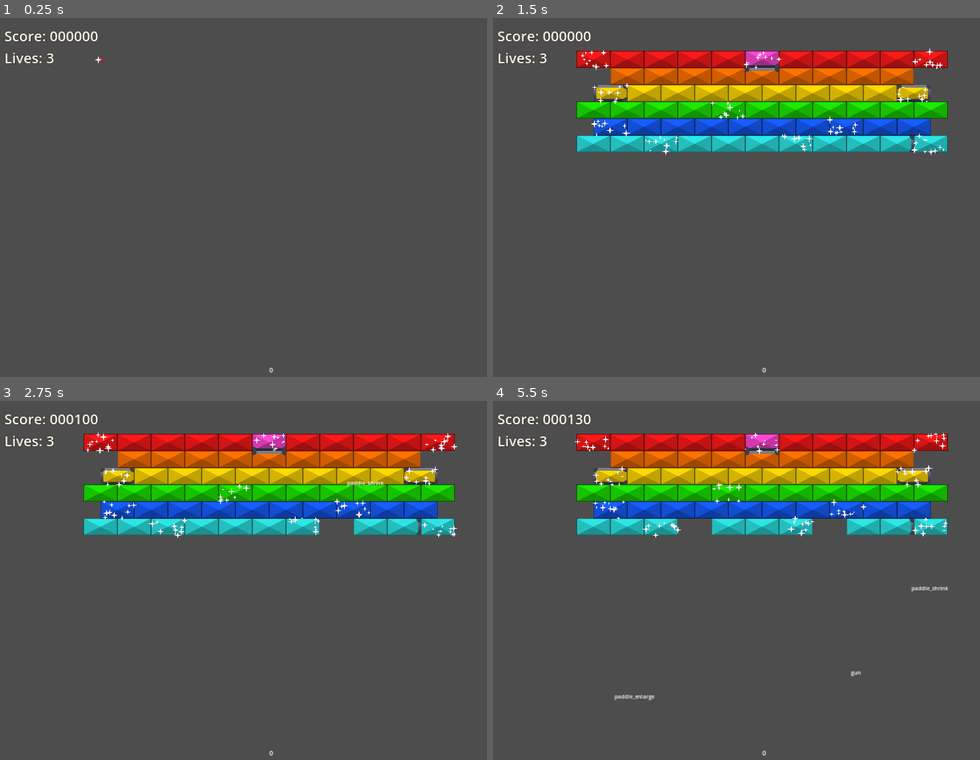
Above: before the commit, frames 1-4 (two rows, left to right).
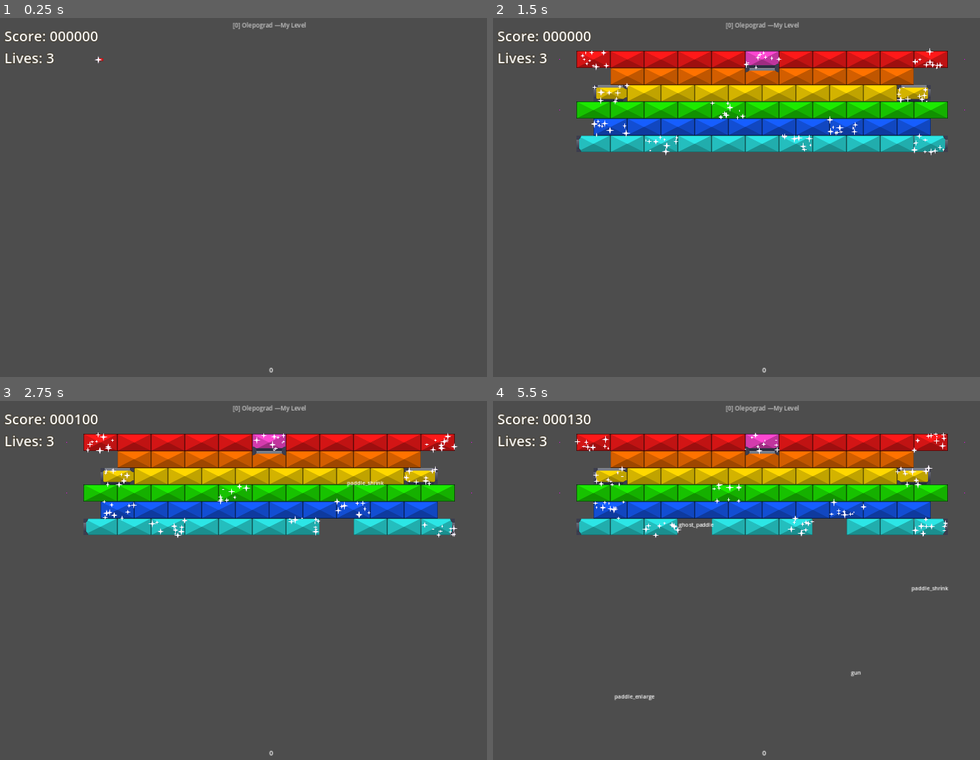
Above: after the commit, the same moments.

Repository: O-39889/brickout
Game: Godot game, scene res://scenes/main_level.tscn
Same seed, same stepped clock (60 frames per second), same inputs: the game is played once before the commit and once after it.
Inputs (mouse positions are in pixels of both pictures, inside the frame that each line leads up to):
- Up to frame 1 (0.25 s): no input
- Up to frame 2 (1.5 s): move the mouse to (790, 197) at 0.52 s; click (790, 197) at 0.67 s; move the mouse to (736, 201) at 1.27 s; click (736, 201) at 1.42 s
- Up to frame 3 (2.75 s): move the mouse to (282, 576) at 2.02 s; click (282, 576) at 2.17 s
- Up to frame 4 (5.5 s): move the mouse to (755, 587) at 2.77 s; click (755, 587) at 2.92 s; move the mouse to (804, 587) at 3.52 s; click (804, 587) at 3.67 s; tap F1 (debug_1) at 4.15 s; move the mouse to (721, 576) at 4.27 s; click (721, 576) at 4.42 s; tap F2 (debug_2) at 4.9 s; move the mouse to (770, 584) at 5.02 s; click (770, 584) at 5.17 s

The runs differ from the first frame. In frame 1, 0.1% of the frame differs, in the area x 47-63%, y 1-4%; in frame 2, 0.2%; in frame 3, 0.2%; in frame 4, 0.3%, in the area x 17-94%, y 1-38%.

Commit message:
Do another major overhaul
* Implement an animated explosion (albeit still with placeholder animation and everything)
* Add that goofy feature with the creator's username and level name in the top of the screen like in Fiend Folio
* Do a refactoring of Level, giving it its own class_name (as well as MainLevel), moving a lot of stuff from Level to MainLevel etc
* Handle losing differently: now the player is still given a last chance to finish the level if they have a gun from a power-up
*

Diff:
--- /dev/null
+++ b/resources/gui_theme.tres
@@ -0,0 +1,4 @@
+[gd_resource type="Theme" format=3 uid="uid://disr836qacj33"]
+
+[resource]
+default_font_size = 24
--- a/scenes/Explosion.tscn
+++ b/scenes/Explosion.tscn
@@ -1,13 +1,145 @@
-[gd_scene load_steps=3 format=3 uid="uid://ym30y4y5w67q"]
+[gd_scene load_steps=21 format=3 uid="uid://ym30y4y5w67q"]
 
 [ext_resource type="Script" path="res://scripts/Explosion.gd" id="1_skv64"]
+[ext_resource type="Texture2D" uid="uid://c5x7blxndx7p6" path="res://assets/explosion.png" id="2_8gwsg"]
 
 [sub_resource type="CircleShape2D" id="CircleShape2D_u5f00"]
 radius = 69.7
 
+[sub_resource type="AtlasTexture" id="AtlasTexture_54bcr"]
+atlas = ExtResource("2_8gwsg")
+region = Rect2(0, 0, 400, 400)
+
+[sub_resource type="AtlasTexture" id="AtlasTexture_o6odb"]
+atlas = ExtResource("2_8gwsg")
+region = Rect2(400, 0, 400, 400)
+
+[sub_resource type="AtlasTexture" id="AtlasTexture_kdgxs"]
+atlas = ExtResource("2_8gwsg")
+region = Rect2(800, 0, 400, 400)
+
+[sub_resource type="AtlasTexture" id="AtlasTexture_cgvyk"]
+atlas = ExtResource("2_8gwsg")
+region = Rect2(1200, 0, 400, 400)
+
+[sub_resource type="AtlasTexture" id="AtlasTexture_u1p4i"]
+atlas = ExtResource("2_8gwsg")
+region = Rect2(0, 400, 400, 400)
+
+[sub_resource type="AtlasTexture" id="AtlasTexture_w4t3s"]
+atlas = ExtResource("2_8gwsg")
+region = Rect2(400, 400, 400, 400)
+
+[sub_resource type="AtlasTexture" id="AtlasTexture_4dgfc"]
+atlas = ExtResource("2_8gwsg")
+region = Rect2(800, 400, 400, 400)
+
+[sub_resource type="AtlasTexture" id="AtlasTexture_ern2q"]
+atlas = ExtResource("2_8gwsg")
+region = Rect2(1200, 400, 400, 400)
+
+[sub_resource type="AtlasTexture" id="AtlasTexture_qbhb5"]
+atlas = ExtResource("2_8gwsg")
+region = Rect2(0, 800, 400, 400)
+
+[sub_resource type="AtlasTexture" id="AtlasTexture_2sm7y"]
+atlas = ExtResource("2_8gwsg")
+region = Rect2(400, 800, 400, 400)
+
+[sub_resource type="AtlasTexture" id="AtlasTexture_d5yt5"]
+atlas = ExtResource("2_8gwsg")
+region = Rect2(800, 800, 400, 400)
+
+[sub_resource type="AtlasTexture" id="AtlasTexture_w0j3m"]
+atlas = ExtResource("2_8gwsg")
+region = Rect2(1200, 800, 400, 400)
+
+[sub_resource type="AtlasTexture" id="AtlasTexture_w6c8i"]
+atlas = ExtResource("2_8gwsg")
+region = Rect2(0, 1200, 400, 400)
+
+[sub_resource type="AtlasTexture" id="AtlasTexture_314p0"]
+atlas = ExtResource("2_8gwsg")
+region = Rect2(400, 1200, 400, 400)
+
+[sub_resource type="AtlasTexture" id="AtlasTexture_3ywqb"]
+atlas = ExtResource("2_8gwsg")
+region = Rect2(800, 1200, 400, 400)
+
+[sub_resource type="AtlasTexture" id="AtlasTexture_r4sp4"]
+atlas = ExtResource("2_8gwsg")
+region = Rect2(1200, 1200, 400, 400)
+
+[sub_resource type="SpriteFrames" id="SpriteFrames_b6l4h"]
+animations = [{
+"frames": [{
+"duration": 1.0,
+"texture": SubResource("AtlasTexture_54bcr")
+}, {
+"duration": 1.0,
+"texture": SubResource("AtlasTexture_o6odb")
+}, {
+"duration": 1.0,
+"texture": SubResource("AtlasTexture_kdgxs")
+}, {
+"duration": 1.0,
+"texture": SubResource("AtlasTexture_cgvyk")
+}, {
+"duration": 1.0,
+"texture": SubResource("AtlasTexture_u1p4i")
+}, {
+"duration": 1.0,
+"texture": SubResource("AtlasTexture_w4t3s")
+}, {
+"duration": 1.0,
+"texture": SubResource("AtlasTexture_4dgfc")
+}, {
+"duration": 1.0,
+"texture": SubResource("AtlasTexture_ern2q")
+}, {
+"duration": 1.0,
+"texture": SubResource("AtlasTexture_qbhb5")
+}, {
+"duration": 1.0,
+"texture": SubResource("AtlasTexture_2sm7y")
+}, {
+"duration": 1.0,
+"texture": SubResource("AtlasTexture_d5yt5")
+}, {
+"duration": 1.0,
+"texture": SubResource("AtlasTexture_w0j3m")
+}, {
+"duration": 1.0,
+"texture": SubResource("AtlasTexture_w6c8i")
+}, {
+"duration": 1.0,
+"texture": SubResource("AtlasTexture_314p0")
+}, {
+"duration": 1.0,
+"texture": SubResource("AtlasTexture_3ywqb")
+}, {
+"duration": 1.0,
+"texture": SubResource("AtlasTexture_r4sp4")
+}],
+"loop": false,
+"name": &"default",
+"speed": 35.0
+}]
+
 [node name="Explosion" type="ShapeCast2D"]
+self_modulate = Color(1, 1, 1, 0.270588)
 shape = SubResource("CircleShape2D_u5f00")
 target_position = Vector2(0, 0)
-margin = 100.0
+margin = 5.0
 collision_mask = 16
 script = ExtResource("1_skv64")
+
+[node name="AnimatedSprite2D" type="AnimatedSprite2D" parent="."]
+scale = Vector2(0.5, 0.5)
+sprite_frames = SubResource("SpriteFrames_b6l4h")
+autoplay = "default"
+frame = 15
+frame_progress = 1.0
+
+[connection signal="animation_finished" from="AnimatedSprite2D" to="." method="_on_animated_sprite_2d_animation_finished"]
+[connection signal="frame_changed" from="AnimatedSprite2D" to="." method="_on_animated_sprite_2d_frame_changed"]
--- a/scenes/main_level.tscn
+++ b/scenes/main_level.tscn
@@ -1,6 +1,7 @@
-[gd_scene load_steps=9 format=3 uid="uid://ivtwix13e1nt"]
+[gd_scene load_steps=11 format=3 uid="uid://ivtwix13e1nt"]
 
 [ext_resource type="PackedScene" uid="uid://cljyfysqemsgw" path="res://scenes/level.tscn" id="1_fbwrt"]
+[ext_resource type="Script" path="res://scripts/main_level.gd" id="2_rqcuv"]
 [ext_resource type="PackedScene" uid="uid://coqsjdil7pruh" path="res://scenes/level_components/brick_component.tscn" id="3_kuuje"]
 [ext_resource type="PackedScene" uid="uid://jeo4t2v7ja84" path="res://scenes/level_components/powerup_component.tscn" id="4_5blil"]
 [ext_resource type="PackedScene" uid="uid://blofikyc7x7vn" path="res://scenes/RegularBrick.tscn" id="4_xeb2x"]
@@ -13,10 +14,18 @@
 outline_size = 5
 outline_color = Color(0.145035, 0.0963099, 3.60981e-08, 1)
 
+[sub_resource type="LabelSettings" id="LabelSettings_axbs4"]
+font_size = 18
+
 [node name="MainLevel" instance=ExtResource("1_fbwrt")]
+script = ExtResource("2_rqcuv")
+level_name = "My Level"
+level_author = "Olepograd"
 powerup_chance = 0.111
 
-[node name="BrickComponent" parent="." index="1" instance=ExtResource("3_kuuje")]
+[node name="BallComponent" parent="." index="1" instance=ExtResource("6_4tf2r")]
+
+[node name="BrickComponent" parent="." index="2" instance=ExtResource("3_kuuje")]
 metadata/_edit_lock_ = true
 
 [node name="Brick" parent="BrickComponent" index="0" instance=ExtResource("4_xeb2x")]
@@ -249,10 +258,10 @@
 
 [node name="Brick60" parent="BrickComponent" index="56" instance=ExtResource("4_xeb2x")]
 position = Vector2(310, 375)
+protected_sides = 8
 
 [node name="Brick52" parent="BrickComponent" index="57" instance=ExtResource("4_xeb2x")]
 position = Vector2(1210, 375)
-protected_sides = 2
 
 [node name="Brick53" parent="BrickComponent" index="58" instance=ExtResource("4_xeb2x")]
 position = Vector2(1260, 225)
@@ -271,6 +280,7 @@
 [node name="Brick59" parent="BrickComponent" index="61" instance=ExtResource("4_xeb2x")]
 position = Vector2(1310, 375)
 is_shimmering = true
+protected_sides = 2
 
 [node name="SuperUnbreakableBrick" parent="BrickComponent" index="62" instance=ExtResource("6_xop2c")]
 position = Vector2(260, 325)
@@ -302,10 +312,8 @@
 [node name="SuperUnbreakableBrick12" parent="BrickComponent" index="71" instance=ExtResource("6_xop2c")]
 position = Vector2(210, 125)
 
-[node name="PowerupComponent" parent="." index="2" instance=ExtResource("4_5blil")]
+[node name="PowerupComponent" parent="." index="3" instance=ExtResource("4_5blil")]
 metadata/_edit_lock_ = true
-
-[node name="BallComponent" parent="." index="3" instance=ExtResource("6_4tf2r")]
 
 [node name="GUI" type="CanvasLayer" parent="." index="4"]
 script = ExtResource("6_ip4hg")
@@ -327,6 +335,18 @@
 [node name="ScoreTimer" type="Timer" parent="GUI" index="2"]
 wait_time = 0.1
 
+[node name="LevelAuthorName" type="Label" parent="GUI" index="3"]
+modulate = Color(1, 1, 1, 0.705882)
+anchors_preset = 5
+anchor_left = 0.5
+anchor_right = 0.5
+offset_top = 10.0
+grow_horizontal = 2
+text = "[1] Olepograd — My Level Name"
+label_settings = SubResource("LabelSettings_axbs4")
+horizontal_alignment = 1
+vertical_alignment = 1
+
 [connection signal="timeout" from="GUI/ScoreTimer" to="GUI" method="_on_score_timer_timeout"]
 
 [editable path="BrickComponent"]
--- a/scenes/projectile.tscn
+++ b/scenes/projectile.tscn
@@ -10,7 +10,7 @@
 acceleration = 0.0
 mass = 1.0
 
-[node name="Projectile" type="CharacterBody2D"]
+[node name="Projectile" type="CharacterBody2D" groups=["projectiles"]]
 collision_layer = 32
 collision_mask = 21
 motion_mode = 1
--- a/scripts/Ball.gd
+++ b/scripts/Ball.gd
@@ -223,19 +223,17 @@
 				horizontal_state = HorizontalCooldown.Inactive;
 
 
-func generate_explosion() -> Array:
-	var explosion : Explosion = explosion_packed.instantiate();
+func explode_stuff():
+	var explosion : Explosion = explosion_packed.instantiate() as Explosion;
 	explosion.exclude_parent = true;
-	add_child(explosion);
+	explosion.add_exception(self);
+	explosion.global_position = self.global_position;
+	get_parent().add_child(explosion);
 	explosion.force_shapecast_update();
-	var result = explosion.collision_result;
-	explosion.queue_free();
-	return result;
-
-
-func explode_stuff():
-	for c in generate_explosion():
-		c.collider.hit(self, 1997);
+	for c in explosion.collision_result:
+		# should probably also do a raycast and see if there's anything like
+		# indestructible bricks between the target and the ball before destroying them
+		c.collider.hit(explosion, 1997);
 	state = BallState.Normal;
 
 
--- a/scripts/Explosion.gd
+++ b/scripts/Explosion.gd
@@ -1 +1,11 @@
-class_name Explosion extends ShapeCast2D
+class_name Explosion extends ShapeCast2D;
+
+
+func _on_animated_sprite_2d_frame_changed():
+	if $AnimatedSprite2D.frame == 13:
+		var tween := create_tween();
+		tween.tween_property(self, 'modulate', Color.TRANSPARENT, 0.085);
+
+
+func _on_animated_sprite_2d_animation_finished():
+	queue_free();
--- a/scripts/Level.gd
+++ b/scripts/Level.gd
@@ -1,8 +1,7 @@
-extends Node2D;
+class_name Level extends Node2D;
 
 
 const BALL_LIMIT : int = 20;
-const BARRIER_PACKED : PackedScene = preload("res://scenes/Barrier.tscn");
 const BALL_PACKED : PackedScene = preload('res://scenes/Ball.tscn');
 const PADDLE_PACKED : PackedScene = preload("res://scenes/Paddle.tscn");
 
@@ -16,8 +15,6 @@
 			Input.mouse_mode = Input.MOUSE_MODE_CAPTURED;
 		else:
 			Input.mouse_mode = Input.MOUSE_MODE_VISIBLE;
-
-var barrier : Barrier;
 
 
 @export var add_paddle : bool = true; # ????? bruh lmao please stop
@@ -41,8 +38,6 @@
 func _ready():
 	if add_paddle:
 		create_paddle();
-	EventBus.ball_lost.connect(_on_ball_lost);
-	EventBus.barrier_hit.connect(_on_barrier_hit);
 	$Walls/WallRight.position.x = get_viewport_rect().size.x;
 
 
@@ -77,10 +72,22 @@
 	add_child(paddle);
 
 
-func add_ball(b: Ball):
+## Returns true if the adding was successful (the amount of balls is below
+## the limit), false otherwise
+func add_ball(b: Ball) -> bool:
 	if get_tree().get_nodes_in_group(&'balls').size() >= BALL_LIMIT:
-		return;
+		return false;
 	reparent_ball(b);
+	return true;
+
+
+## Returns true if the adding was successful (the amount of balls is below
+## the limit), false otherwise
+func add_ball_to_paddle(b: Ball, persistent: bool):
+	if get_tree().get_nodes_in_group(&'balls').size() >= BALL_LIMIT:
+		return false;
+	paddle.add_bawl(b, persistent);
+	return true;
 
 
 func reparent_ball(ball: Ball):
@@ -94,88 +101,3 @@
 			ball_component.add_child(ball);
 		else:
 			add_child(ball);
-
-
-func add_ball_to_paddle(b: Ball, persistent: bool):
-	if get_tree().get_nodes_in_group(&'balls').size() >= BALL_LIMIT:
-		return;
-	paddle.add_bawl(b, persistent);
-
-
-func clone_balls(b: Ball, n: int):
-	var angle_range : float = PI if b.stuck else TAU;
-	var cloned_balls : Array[Ball] = [];
-	for i in range(n):
-		var new_ball : Ball = BALL_PACKED.instantiate();
-		var angle_offset : float = (i + 1) * angle_range / (n + 1);
-		var launch_vector : Vector2;
-		if b.stuck:
-			new_ball.position = b.global_position;
-			new_ball.position.y -= 1; # "just in case"
-			launch_vector = Vector2.LEFT.rotated(angle_offset);
-		else:
-			new_ball.position = b.position;
-			launch_vector = b.velocity.normalized().rotated(angle_offset);
-		add_ball(new_ball);
-		cloned_balls.append(new_ball);
-		new_ball.launch(launch_vector);
-	b.handle_cloned(cloned_balls);
-
-
-func murder_ball(b: Ball):
-	if paddle:
-		paddle.balls.erase(b);
-	b.queue_free();
-
-
-func add_barrier():
-	if barrier:
-		return;
-	barrier = BARRIER_PACKED.instantiate();
-	barrier.position.y = get_viewport_rect().size.y - (Globals.PADDLE_OFFSET / 2.0);
-	add_child(barrier);
-
-
-func life_lost():
-	Ball.reset_target_speed();
-	paddle.queue_free();
-	paddle = null;
-	EventBus.life_lost.emit();
-	await get_tree().create_timer(1.0).timeout;
-	create_paddle();
-
-
-func _on_ball_lost(ball: Ball):
-	murder_ball(ball);
-	# because the ball is queue'd free on the next frame so for now
-	# we still have it in the tree so will have to wait fur the next frame
-	await get_tree().physics_frame;
-	if get_tree().get_nodes_in_group(&"balls").is_empty():
-		life_lost();
-
-
-func _input(event):
-	if event.is_action_pressed("debug_exit"):
-		get_tree().quit();
-	if event.is_action_pressed("debug_restart"):
-		get_tree().reload_current_scene();
-	if event.is_action_pressed("debug_1"):
-		powerup_component._request_powerup('gun',
-			paddle.position - Vector2(0, 69));
-	if event.is_action_pressed("debug_2"):
-		powerup_component._request_powerup('paddle_enlarge',
-			paddle.position - Vector2(0, 69));
-	if event.is_action_pressed('debug_3'):
-		powerup_component._request_powerup('paddle_shrink',
-			paddle.position - Vector2(0, 69));
-	if event.is_action_pressed('debug_4'):
-		Engine.time_scale = 1.0 if not is_equal_approx(Engine.time_scale, 1.0) else 0.1;
-	if event.is_action_pressed('debug_5'):
-		var ball := BALL_PACKED.instantiate() as Ball;
-		ball.position = Vector2(1590, 440);
-		ball_component.add_child(ball);
-		ball.launch(Vector2(-0.1, -1));
-
-
-func _on_barrier_hit():
-	barrier = null;
--- a/scripts/Paddle.gd
+++ b/scripts/Paddle.gd
@@ -1,5 +1,10 @@
 class_name Paddle extends StaticBody2D
-
+# TODO:
+# new feature idea for paddle:
+# when the ball collides with the paddle side, it will only detect that collision
+# if it's moving towards the paddle
+# but not when moving away from it
+# would probably be impossible to actually implement lmao
 
 # I gave up on the BS all caps names
 enum PaddleState {
--- a/scripts/RegularBrick.gd
+++ b/scripts/RegularBrick.gd
@@ -274,34 +274,6 @@
 	return initial_durability * 100;
 
 
-func _process(delta):
-	#if is_shimmering:
-		#$Sprite2D.modulate.a = sin(Time.get_ticks_msec() / 42) / 2 + 0.5;
-	pass
-
-
-func _draw():
-	if Engine.is_editor_hint():
-		if is_reinforced:
-			# TODO: have this shit actually draw the armor on top of it
-				if protected_sides & Direction.Top:
-					draw_rect(Rect2(
-						-width / 2, -height / 2, width, 10
-					), Color.BLACK, true);
-				if protected_sides & Direction.Right:
-					draw_rect(Rect2(
-						width / 2 - 10, -height / 2, 10, height
-					), Color.BLACK, true);
-				if protected_sides & Direction.Bottom:
-					draw_rect(Rect2(
-						-width / 2, height / 2 - 10, width, 10
-					), Color.BLACK, true);
-				if protected_sides & Direction.Left:
-					draw_rect(Rect2(
-						-width / 2, -height / 2, 10, height
-					), Color.BLACK, true);
-
-
 func _angle_diff(normal: Vector2, dir: Direction) -> float:
 	var vec : Vector2;
 	match dir:
--- a/scripts/bullet.gd
+++ b/scripts/bullet.gd
@@ -11,5 +11,4 @@
 			collider.hit(self, 1);
 	elif collider is Ball:
 		collider.apply_impulse(Vector2.UP * absf(velocity.y) * mass);
-	print();
-	queue_free();
+	super(collision);
--- a/scripts/level_components/powerup_component.gd
+++ b/scripts/level_components/powerup_component.gd
@@ -199,7 +199,8 @@
 		# lmao the multiplier would be 1 at durability of 1 and then slowly
 		# decrease very very slightly with increasing durability, thus
 		# increasing the chance for a powerup to appear
-		or randf() * (pow(1.015625, -brick.initial_durability + 1)) < level.powerup_chance):
+		or randf() * (pow(1.015625, -brick.initial_durability + 1)) <
+		level.powerup_chance * 0.9 if by is Explosion else 1.0):
 			generate_powerup(brick.global_position, brick.is_shimmering);
 
 
--- /dev/null
+++ b/scripts/main_level.gd
@@ -0,0 +1,143 @@
+class_name MainLevel extends Level;
+
+
+const BARRIER_PACKED : PackedScene = preload("res://scenes/Barrier.tscn");
+
+
+@export var level_name : String = 'New Level';
+@export var level_author : String = 'Someone';
+
+
+var barrier : Barrier;
+
+
+func _ready():
+	EventBus.ball_lost.connect(handle_ball_lost);
+	EventBus.barrier_hit.connect(_on_barrier_hit);
+	# actually no, we'll need another signal on bullet collision just so that
+	# we can handle the cases where it just bonks into the top wall
+	EventBus.projectile_collided.connect(_on_projectile_collided);
+	EventBus.brick_destroyed.connect(_on_brick_destroyed);
+	var author_name_string : String = '[0]';
+	if not level_author.is_empty():
+		author_name_string += ' ' + level_author + ' —';
+	author_name_string += ' ' + 'New Level' if level_name.is_empty() else level_name;
+	$GUI/LevelAuthorName.text = author_name_string;
+	super();
+
+
+func add_barrier():
+	if barrier:
+		return;
+	barrier = BARRIER_PACKED.instantiate();
+	barrier.position.y = get_viewport_rect().size.y - (Globals.PADDLE_OFFSET / 2.0);
+	add_child(barrier);
+
+
+func _on_barrier_hit():
+	barrier = null;
+
+
+func life_lost_check():
+	# So, basically:
+	# Even if there is no balls in play,
+	# we still see if the player maybe has a gun
+	# then they can maybe shoot and destroy the last bricks
+	var balls := get_tree().get_nodes_in_group(&'balls');
+	var goon := paddle.has_gun;
+	var projectiles := get_tree().get_nodes_in_group(&'projectiles');
+	var briks := get_tree().get_nodes_in_group(&'destructible_bricks').size();
+	print(balls);
+	print(goon);
+	print(projectiles);
+	print(briks);
+	print();
+
+	return get_tree().get_nodes_in_group(&'balls').is_empty()\
+	and not paddle.has_gun\
+	and get_tree().get_nodes_in_group(&'projectiles').is_empty()\
+	and not get_tree().get_nodes_in_group(&'destructible_bricks').is_empty();
+
+
+# don't lose a life yet if the player still has gun and there are currently
+# projectiles on screen
+func handle_ball_lost(ball: Ball):
+	murder_ball(ball);
+	# because the ball is queue'd free on the next frame so for now
+	# we still have it in the tree so will have to wait fur the next frame
+	handle_life_lost();
+
+
+func handle_life_lost():
+	await get_tree().physics_frame;
+	if life_lost_check():
+		reset_level();
+
+
+func reset_level():
+	Ball.reset_target_speed();
+	paddle.queue_free();
+	paddle = null;
+	EventBus.life_lost.emit();
+	await get_tree().create_timer(1.0).timeout;
+	create_paddle();
+
+
+# TODO: take advantage of the new bool return types of add ball functions
+func clone_balls(b: Ball, n: int):
+	var angle_range : float = PI if b.stuck else TAU;
+	var cloned_balls : Array[Ball] = [];
+	for i in range(n):
+		var new_ball : Ball = BALL_PACKED.instantiate();
+		var angle_offset : float = (i + 1) * angle_range / (n + 1);
+		var launch_vector : Vector2;
+		if b.stuck:
+			new_ball.position = b.global_position;
+			new_ball.position.y -= 1; # "just in case"
+			launch_vector = Vector2.LEFT.rotated(angle_offset);
+		else:
+			new_ball.position = b.position;
+			launch_vector = b.velocity.normalized().rotated(angle_offset);
+		add_ball(new_ball);
+		cloned_balls.append(new_ball);
+		new_ball.launch(launch_vector);
+	b.handle_cloned(cloned_balls);
+
+
+func murder_ball(b: Ball):
+	if paddle:
+		paddle.balls.erase(b);
+	b.queue_free();
+
+
+func _on_projectile_collided(_projectile: Projectile, with: CollisionObject2D):
+	handle_life_lost();
+
+
+func _on_brick_destroyed(brick: Brick, by: Node2D):
+	if brick.is_in_group(&'destructible_bricks') and by is Projectile:
+		handle_life_lost();
+
+
+func _input(event):
+	if OS.is_debug_build():
+		if event.is_action_pressed("debug_exit"):
+			get_tree().quit();
+		if event.is_action_pressed("debug_restart"):
+			get_tree().reload_current_scene();
+		if event.is_action_pressed("debug_1"):
+			powerup_component._request_powerup('gun',
+				paddle.position - Vector2(0, 69));
+		if event.is_action_pressed("debug_2"):
+			powerup_component._request_powerup('paddle_enlarge',
+				paddle.position - Vector2(0, 69));
+		if event.is_action_pressed('debug_3'):
+			powerup_component._request_powerup('paddle_shrink',
+				paddle.position - Vector2(0, 69));
+		if event.is_action_pressed('debug_4'):
+			Engine.time_scale = 1.0 if not is_equal_approx(Engine.time_scale, 1.0) else 0.02;
+		if event.is_action_pressed('debug_5'):
+			var ball := BALL_PACKED.instantiate() as Ball;
+			ball.position = Vector2(1590, 440);
+			ball_component.add_child(ball);
+			ball.launch(Vector2(-0.1, -1));
--- a/scripts/projectile.gd
+++ b/scripts/projectile.gd
@@ -28,6 +28,7 @@
 
 
 func handle_collision(collision: KinematicCollision2D):
+	EventBus.projectile_collided.emit(self, collision.get_collider());
 	queue_free();
 
 
--- a/scripts/singletons/event_bus.gd
+++ b/scripts/singletons/event_bus.gd
@@ -10,6 +10,8 @@
 # just because of the freaking shapecast
 signal brick_destroyed(brick: Brick, by: Node2D);
 
+signal projectile_collided(projectile: Projectile, with: CollisionObject2D);
+
 signal barrier_hit;
 
 signal powerup_collected(powerup: Powerup);
--- a/scripts/singletons/game_progression.gd
+++ b/scripts/singletons/game_progression.gd
@@ -32,3 +32,5 @@
 
 func _on_life_lost():
 	lives -= 1;
+	if lives == 0:
+		pass # gameover !! haha
Binary file added: assets/explosion.png
Not shown, added: assets/explosion.png.import
